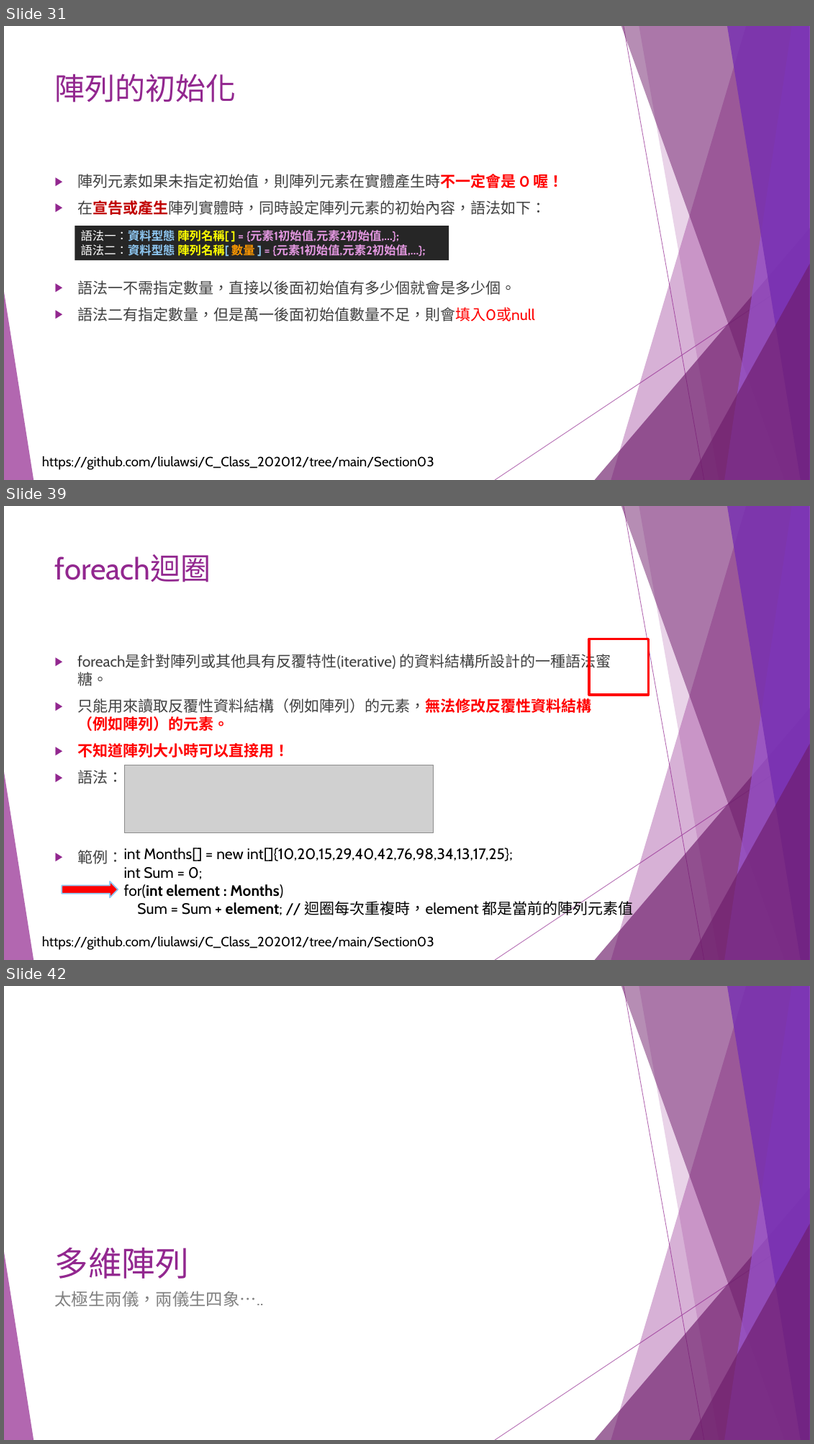
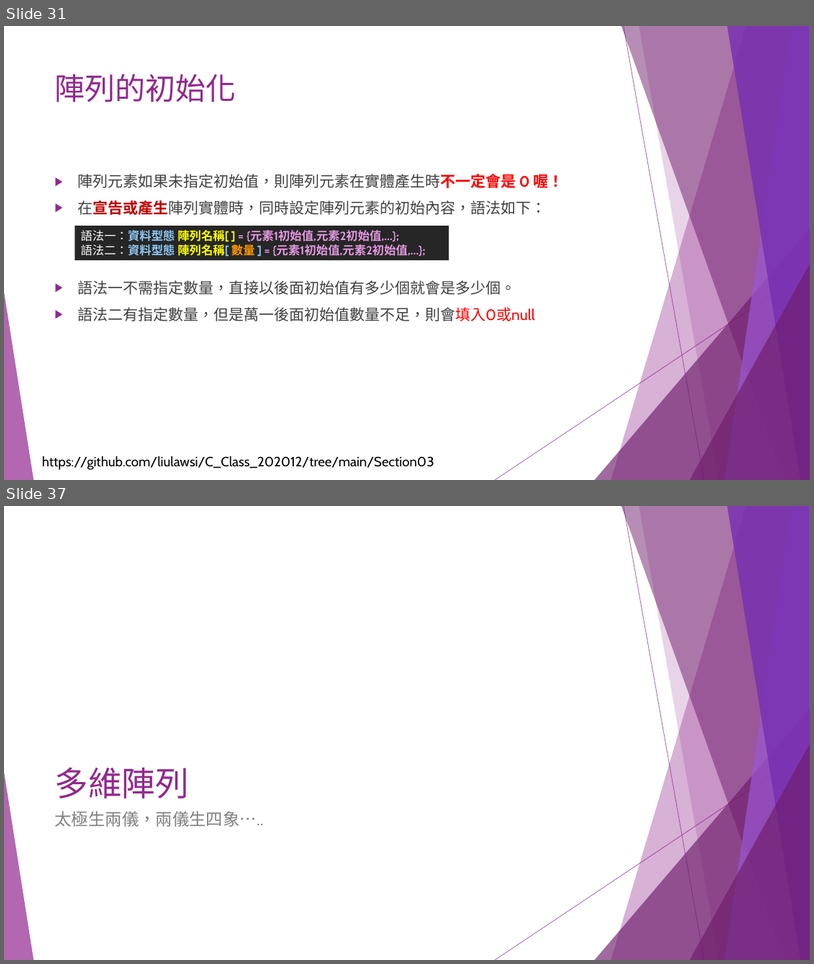
Before and after one commit to liulawsi/My_PPTs, a slide deck: CHING JIAN/C_Class/04陣列好好用.pptx. Shown one above the other, each under a label of ours: slides 31, 39 and 42 before the commit, slides 31 and 37 after it; the slides between them are not shown. The pictures are 814x1444 and 814x964 pixels, drawn with LibreOffice and Linux fonts; fonts in the diff are those of the drawing; grey boxes stand for pictures. Boxes give left, top, right and bottom in pixels: in the first picture for what was removed or moved away, otherwise in the second. Text is boxed around its words. In the diff, an @@ line names an element or a change of style, - is before the commit and + after.

```diff
--- a/CHING JIAN/C_Class/04陣列好好用.pptx
+++ b/CHING JIAN/C_Class/04陣列好好用.pptx
@@ slide 39 removed at [4, 506, 810, 960], background #FFFFFF; not listed: 11 template elements that a slide beside it also shows @@
@@ title removed at [55, 554, 211, 582] @@
-foreach迴圈
@@ text removed at [77, 651, 611, 864] @@
-▶ foreach是針對陣列或其他具有反覆特性(iterative) 的資料結構所設計的一種語法蜜糖。
-▶ 只能用來讀取反覆性資料結構（例如陣列）的元素，無法修改反覆性資料結構（例如陣列）的元素。
-▶ 不知道陣列大小時可以直接用！
-▶ 語法：
-▶ 範例：
@@ rectangle removed at [589, 639, 649, 695] @@
@@ picture removed at [125, 765, 434, 833] @@
@@ text removed at [124, 847, 633, 917] @@
-int Months[] = new int[]{10,20,15,29,40,42,76,98,34,13,17,25};
-int Sum = 0;
-for(int element : Months)
-Sum = Sum + element; // 迴圈每次重複時，element 都是當前的陣列元素值
@@ right arrow removed at [62, 881, 118, 898] @@
@@ what was slide 42 is now slide 37 @@
```
Also in this commit, not shown: 8 slides changed, 5 other slides removed.
